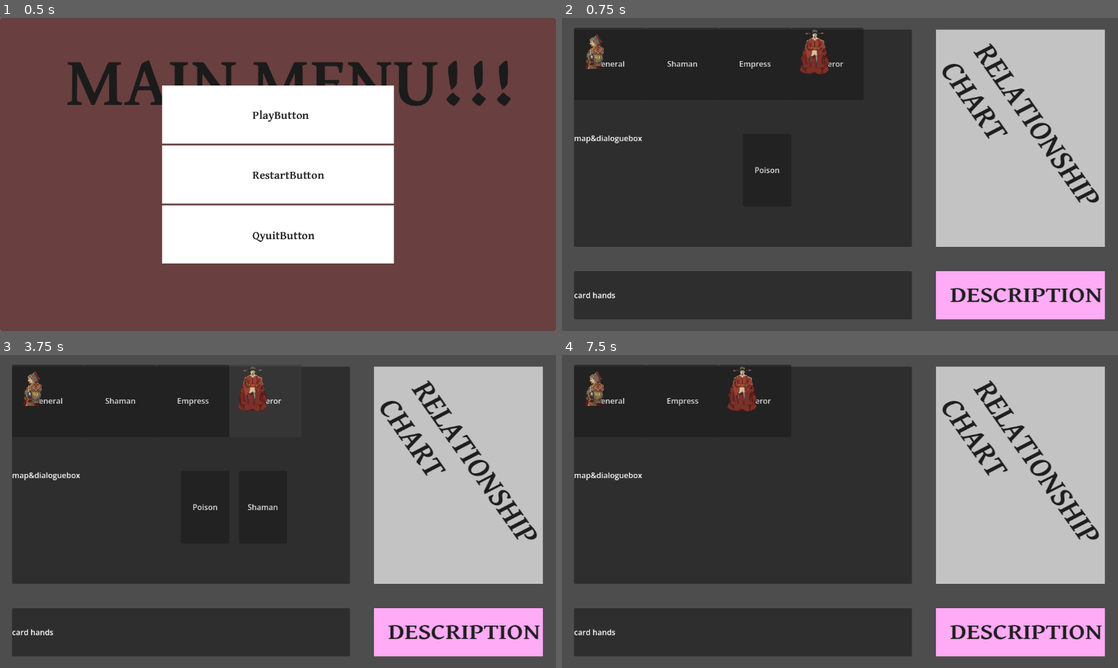
Above: before the commit, frames 1-4 (two rows, left to right).
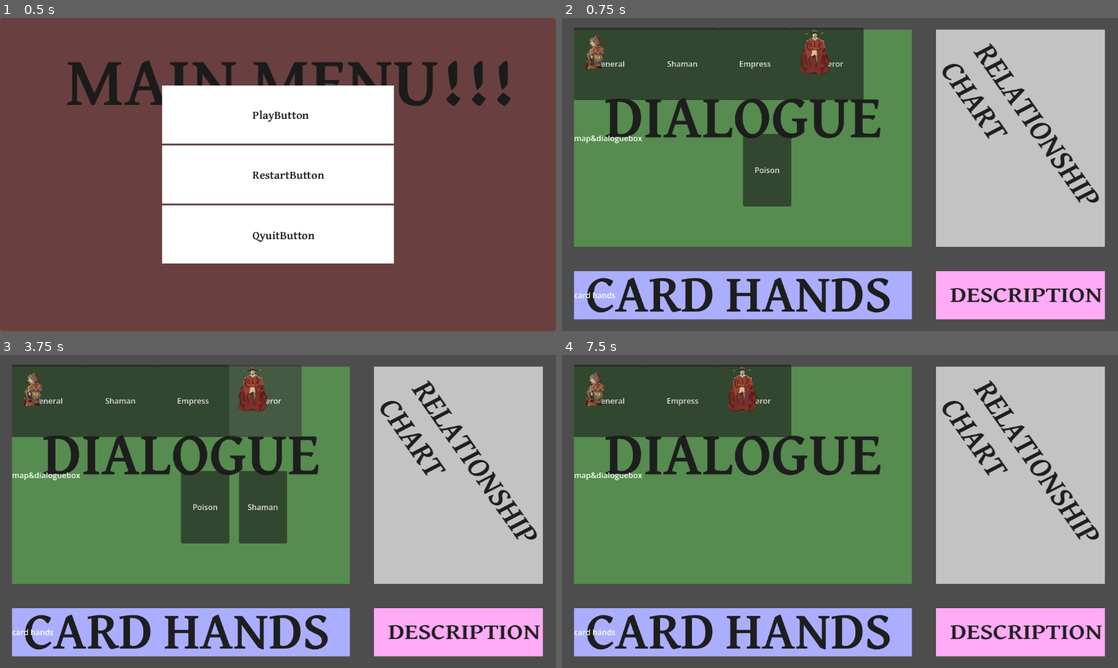
Above: after the commit, the same moments.

Repository: theroonguy/RoyaltyGameJam
Game: Godot game, scene res://ui/main_menu.tscn
Two runs of this game, one before a commit and one after it. Both use one fixed random seed, a clock stepped at 60 frames per second and the inputs below.
Inputs (mouse positions are in pixels of both pictures, inside the frame that each line leads up to):
- Up to frame 1 (0.5 s): no input
- Up to frame 2 (0.75 s): click (840, 115) at 0.5 s
- Up to frame 3 (3.75 s): click "General" at 1.25 s; click "Shaman" at 2 s; click "Empress" at 2.75 s; click "Emperor" at 3.5 s
- Up to frame 4 (7.5 s): click "Poison" at 4.25 s; click "Shaman" at 5 s; click "General" at 5.75 s; click "Poison" at 6.5 s; click "Shaman" at 7.25 s

Frame 1 is identical in both runs. In frame 2, 46% of the frame differs, in the area x 2-63%, y 3-97%; in frame 3, 46%; in frame 4, 46%.

Commit message:
final commit

Diff:
--- a/ui/cards/hand.gd
+++ b/ui/cards/hand.gd
@@ -13,7 +13,8 @@
 
 func refresh() -> void:
 	for child in get_children():
-		child.queue_free()
+		if child is Button:
+			child.queue_free()
 
 	for i in range(len(GameManager.hand)):
 		var card = GameManager.hand[i]
--- a/ui/cards/hand.tscn
+++ b/ui/cards/hand.tscn
@@ -1,6 +1,6 @@
 [gd_scene format=3 uid="uid://dxni1mr7iaopm"]
 
-[ext_resource type="Script" uid="uid://3lw8fgvjufk8" path="res://ui/hand.gd" id="1_7o6lk"]
+[ext_resource type="Script" uid="uid://3lw8fgvjufk8" path="res://ui/cards/hand.gd" id="1_7o6lk"]
 [ext_resource type="Texture2D" uid="uid://b813cjk5idk6h" path="res://assets/template1_cardhands1.png" id="2_l5xfj"]
 
 [node name="Hand" type="Control" unique_id=1505745457]
--- a/ui/characters/character_list.gd
+++ b/ui/characters/character_list.gd
@@ -12,7 +12,8 @@
 
 func refresh() -> void:
 	for child in get_children():
-		child.queue_free()
+		if child is Button:
+			child.queue_free()
 
 	for character: Character in GameManager.characters:
 		var new_button = CHARACTER_BUTTON.instantiate()
--- a/ui/characters/character_list.tscn
+++ b/ui/characters/character_list.tscn
@@ -1,6 +1,6 @@
 [gd_scene format=3 uid="uid://c56pgefbn2nuw"]
 
-[ext_resource type="Script" uid="uid://coneko1iqfmhe" path="res://ui/character_list.gd" id="1_mj0st"]
+[ext_resource type="Script" uid="uid://coneko1iqfmhe" path="res://ui/characters/character_list.gd" id="1_mj0st"]
 [ext_resource type="Texture2D" uid="uid://j0kjmkm3df4l" path="res://assets/template1_mapdialogue1.png" id="2_cnqg3"]
 
 [node name="CharacterList" type="Control" unique_id=1744399672]
